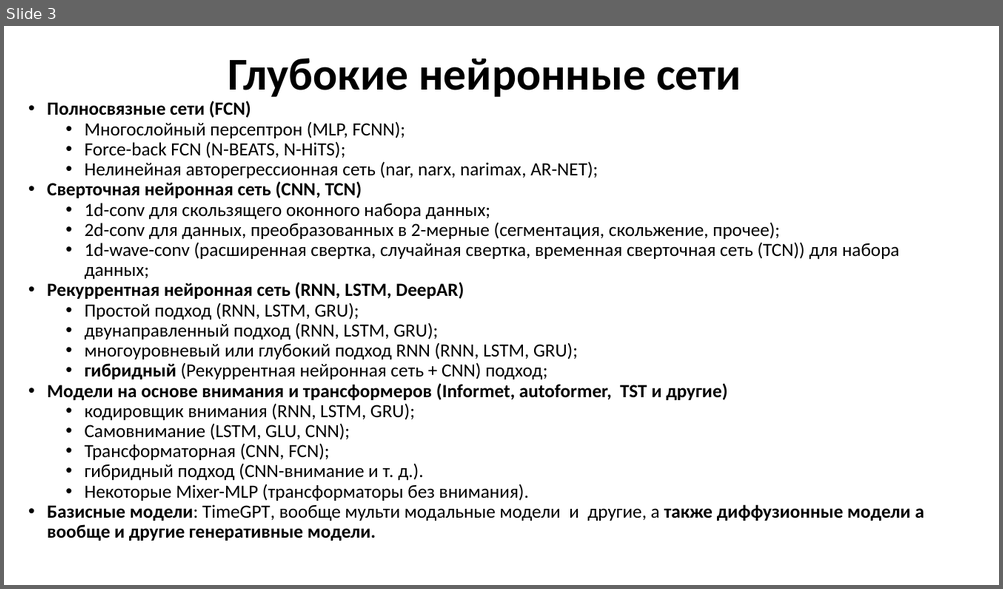
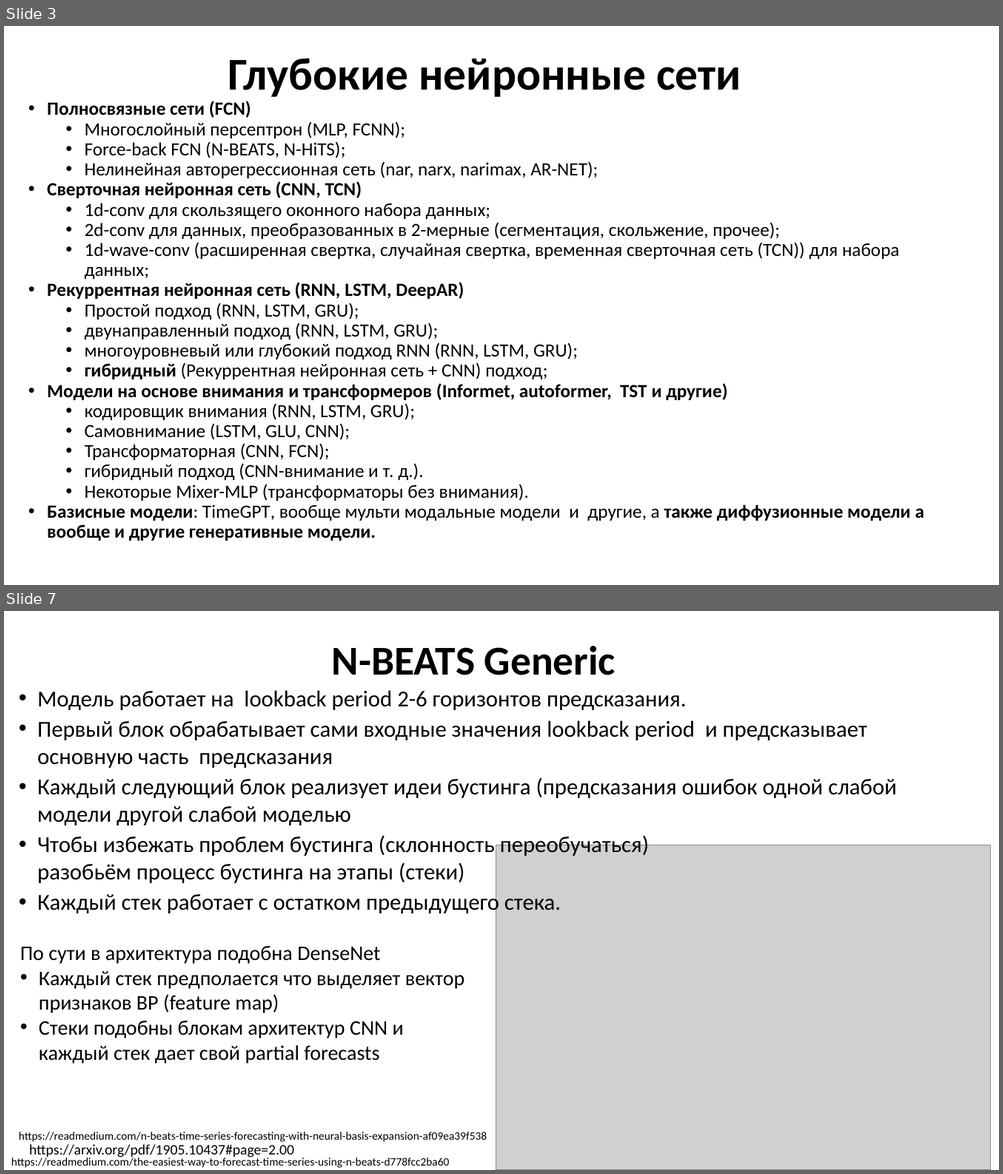
Before and after one commit to MVRonkin/TimeSeriesCourse, a slide deck: 2025/LEC/07 глубокое обучение нейронных сетей.pptx. Shown one above the other, each under a label of ours: slide 3 before the commit, slides 3 and 7 after it; the slides between them are not shown. The pictures are 1003x589 and 1003x1174 pixels, drawn with LibreOffice and Linux fonts; fonts in the diff are those of the drawing; grey boxes stand for pictures. Boxes give left, top, right and bottom in pixels: in the first picture for what was removed or moved away, otherwise in the second. Text is boxed around its words. In the diff, an @@ line names an element or a change of style, - is before the commit and + after.

```diff
--- a/2025/LEC/07 глубокое обучение нейронных сетей.pptx
+++ b/2025/LEC/07 глубокое обучение нейронных сетей.pptx
@@ slide 7 added at (4,611,999,1170), background #FFFFFF @@
@@ title added at (332,646,615,675), 39.6 pt, text #000000, bold @@
+N-BEATS Generic
@@ text added at (37,690,896,917), 22 pt, text #000000 @@
+• Модель работает на lookback period 2-6 горизонтов предсказания.
+• Первый блок обрабатывает сами входные значения lookback period и предсказывает основную часть предсказания
+• Каждый следующий блок реализует идеи бустинга (предсказания ошибок одной слабой модели другой слабой моделью
+• Чтобы избежать проблем бустинга (склонность переобучаться)
+  разобьём процесс бустинга на этапы (стеки)
+• Каждый стек работает с остатком предыдущего стека.
@@ picture added at (496,846,990,1170) @@
@@ text added at (20,946,464,1064), 20 pt, text #000000 @@
+По сути в архитектура подобна DenseNet
+• Каждый стек предполается что выделяет вектор признаков ВР (feature map)
+• Стеки подобны блокам архитектур CNN и каждый стек дает свой partial forecasts
@@ text added at (19,1132,486,1142), 11 pt, text #000000 @@
+https://readmedium.com/n-beats-time-series-forecasting-with-neural-basis-expansion-af09ea39f538
@@ text added at (11,1156,449,1168), 11 pt, text #000000 @@
+https://readmedium.com/the-easiest-way-to-forecast-time-series-using-n-beats-d778fcc2ba60
@@ text added at (29,1145,294,1159), 14 pt, text #000000 @@
+https://arxiv.org/pdf/1905.10437#page=2.00
```
Also in this commit, not shown: 1 slide changed, 10 other slides added, 1 slide removed, 4 other files.
